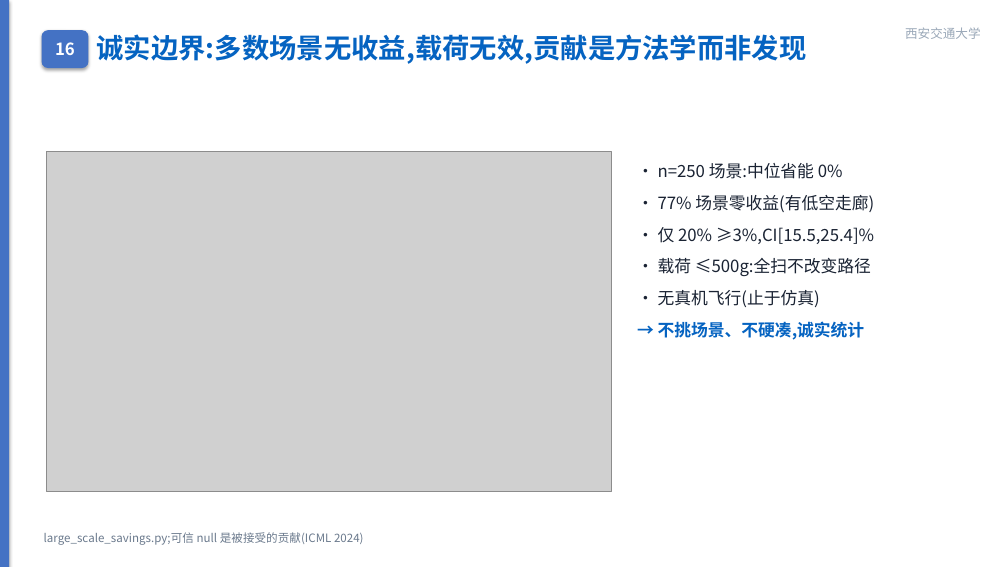
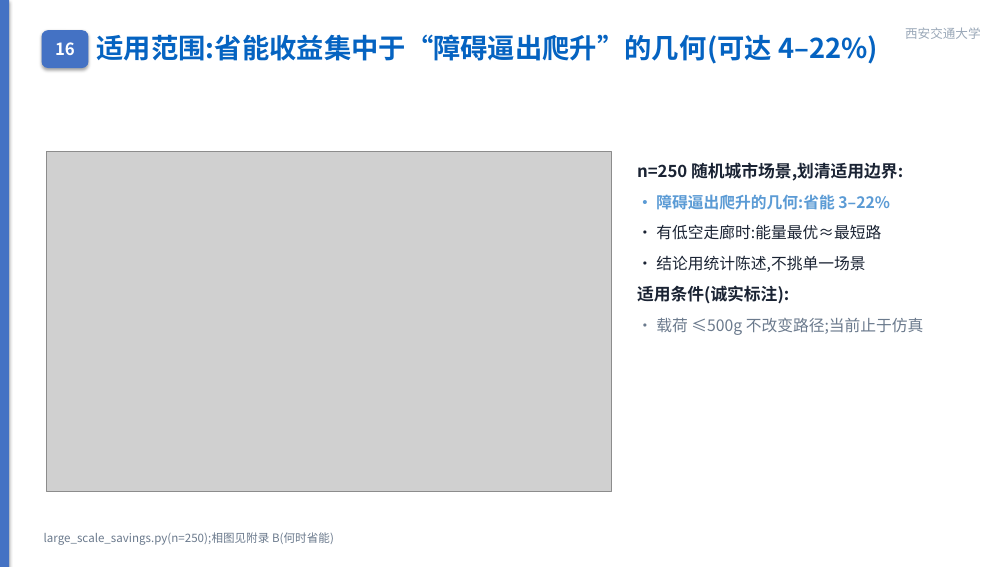
Before and after one commit to wbz0429/PathPlanningwithEnergy, a slide deck: slide 19 of autoresearch/energy_m100/experiments/midterm_defense.pptx. Drawn at 1008x567 pixels with LibreOffice and Linux fonts; fonts in the diff are those of the drawing; grey boxes stand for pictures. Boxes give left, top, right and bottom in pixels: in the first picture for what was removed or moved away, otherwise in the second. Text is boxed around its words. In the diff, an @@ line names an element or a change of style, - is before the commit and + after.

```diff
--- a/autoresearch/energy_m100/experiments/midterm_defense.pptx
+++ b/autoresearch/energy_m100/experiments/midterm_defense.pptx
@@ text at bbox=[97, 34, 878, 64]: text changed @@
-诚实边界:多数场景无收益,载荷无效,贡献是方法学而非发现
+适用范围:省能收益集中于“障碍逼出爬升”的几何(可达 4–22%)
@@ text at bbox=[637, 162, 924, 335]: text changed; size 16 to 15 pt @@
-· n=250 场景:中位省能 0%
-· 77% 场景零收益(有低空走廊)
-· 仅 20% ≥3%,CI[15.5,25.4]%
-· 载荷 ≤500g:全扫不改变路径
-· 无真机飞行(止于仿真)
-→ 不挑场景、不硬凑,诚实统计
+n=250 随机城市场景,划清适用边界:
+· 障碍逼出爬升的几何:省能 3–22%
+· 有低空走廊时:能量最优≈最短路
+· 结论用统计陈述,不挑单一场景
+适用条件(诚实标注):
+· 载荷 ≤500g 不改变路径;当前止于仿真
@@ text at bbox=[44, 532, 334, 545]: text changed @@
-large_scale_savings.py;可信 null 是被接受的贡献(ICML 2024)
+large_scale_savings.py(n=250);相图见附录 B(何时省能)
```
Also in this commit, not shown: 6 other files.
